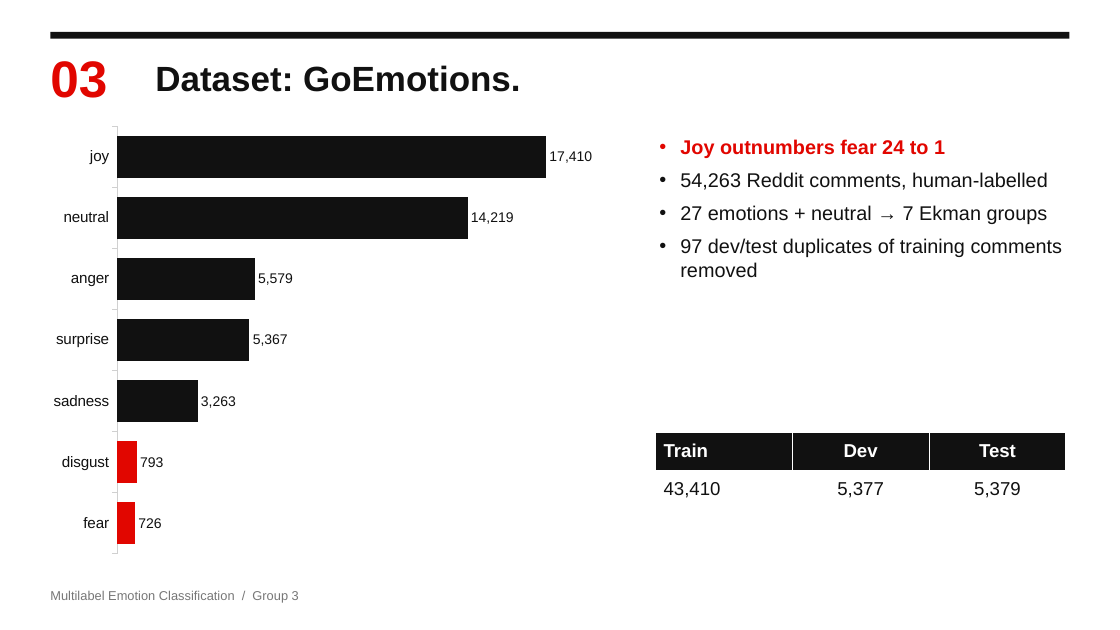
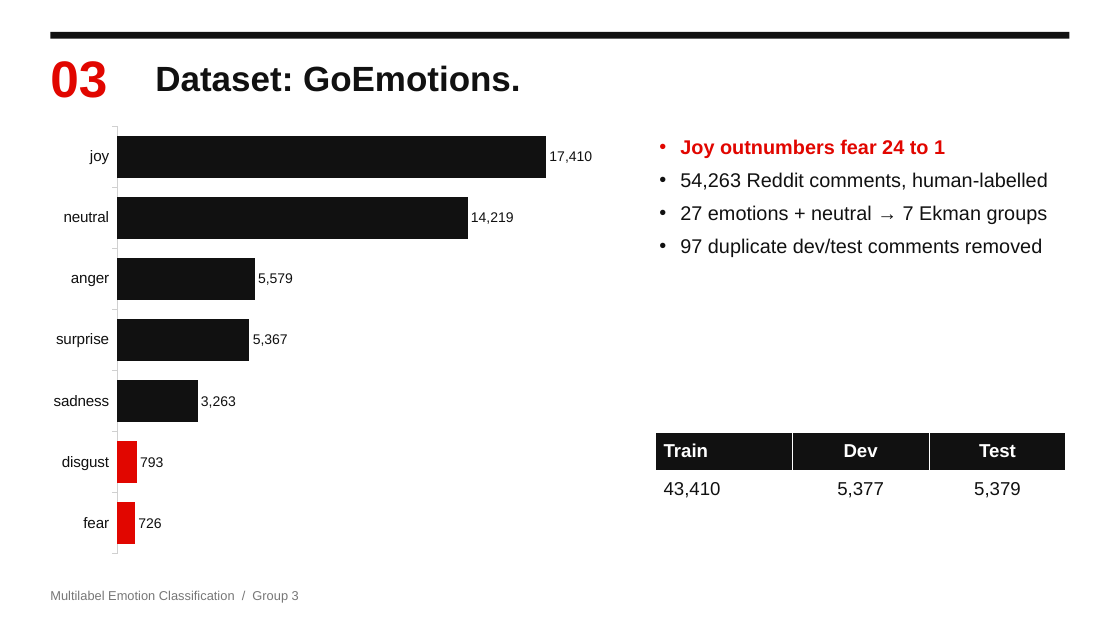
Before and after one commit to Ephab/NLP-Project, a slide deck: slide 3 of Emotion_Classification_Presentation.pptx. Drawn at 1120x630 pixels with LibreOffice and Linux fonts; fonts in the diff are those of the drawing. Boxes give left, top, right and bottom in pixels: in the first picture for what was removed or moved away, otherwise in the second. Text is boxed around its words. In the diff, an @@ line names an element or a change of style, - is before the commit and + after.

```diff
--- a/Emotion_Classification_Presentation.pptx
+++ b/Emotion_Classification_Presentation.pptx
@@ text at box(680, 238, 1042, 257): text changed @@
-• 97 dev/test duplicates of training comments removed
+• 97 duplicate dev/test comments removed
```
Also in this commit, not shown: 7 other slides changed, 1 slide removed, 2 other files.
